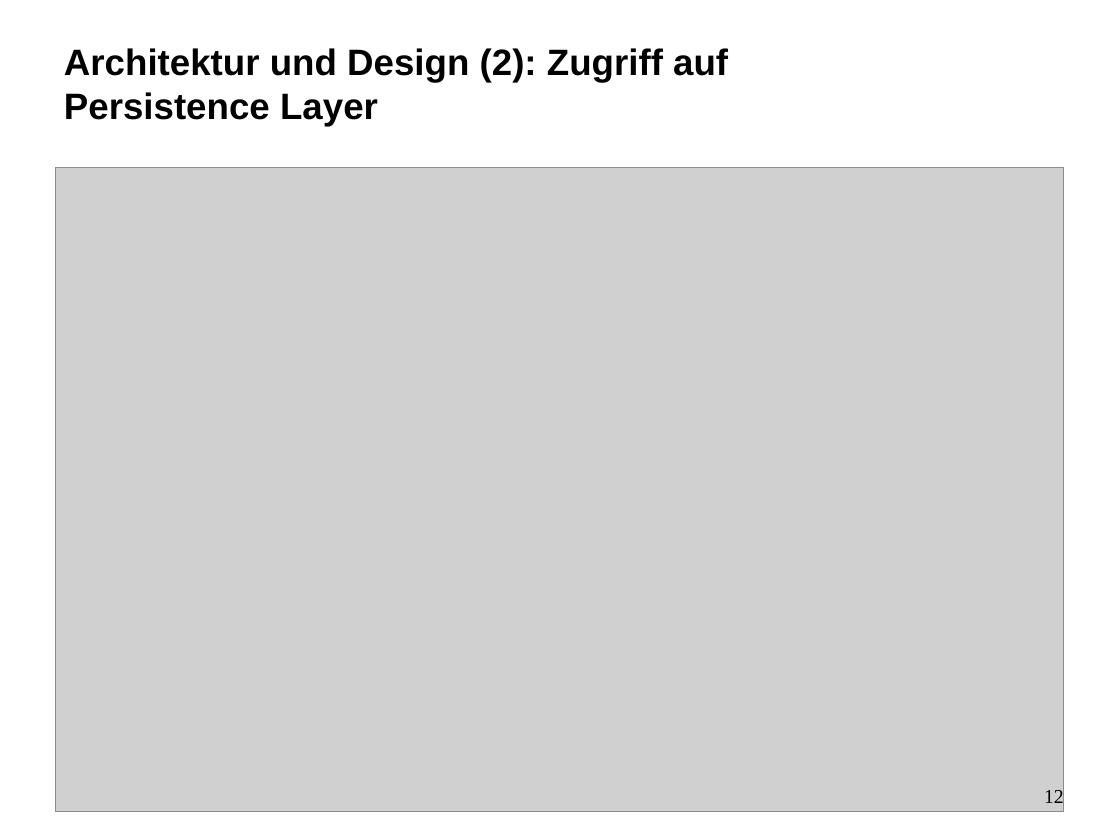
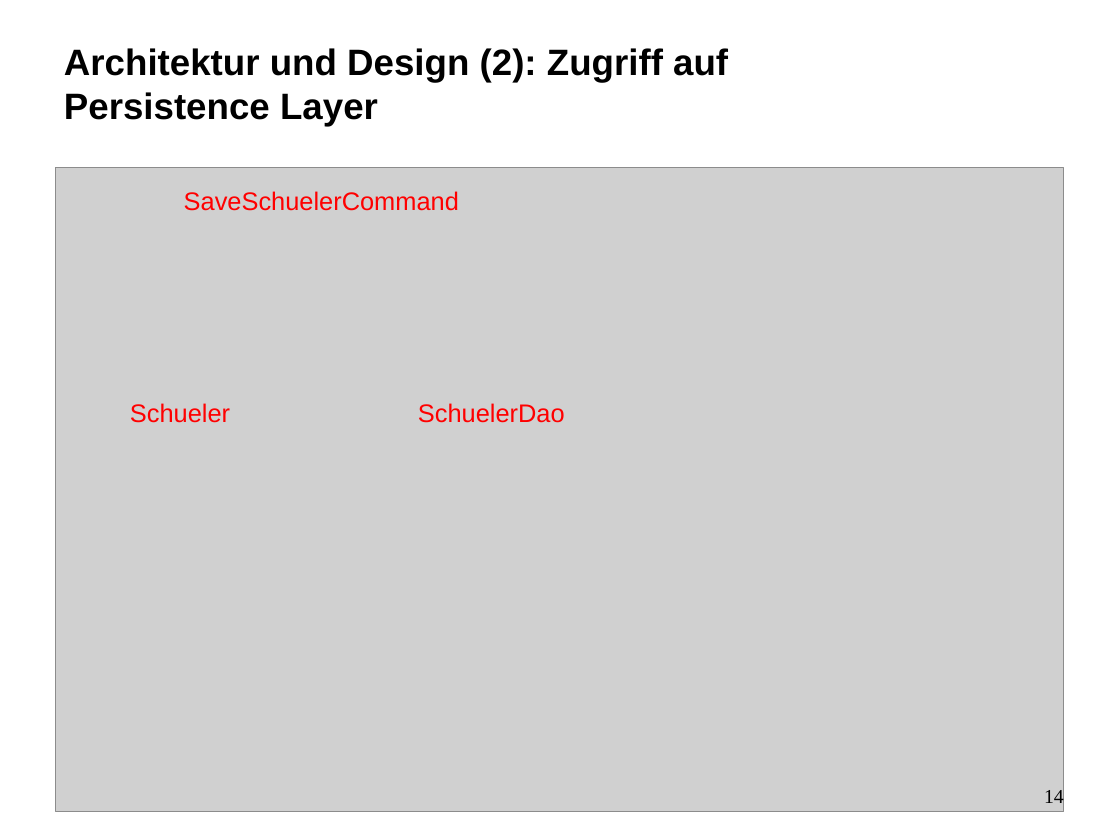
Before and after one commit to marschraner/svm, a slide deck: slide 14 of doc/05_Schlusspraesentation/Schlusspraesentation.odp (slide 12 before the commit). Drawn at 1120x840 pixels with LibreOffice and Linux fonts; fonts in the diff are those of the drawing; grey boxes stand for pictures; background and template pictures are left out. Boxes give left, top, right and bottom in pixels: in the first picture for what was removed or moved away, otherwise in the second. Text is boxed around its words. In the diff, an @@ line names an element or a change of style, - is before the commit and + after.

Commit message:
Semesterrechnungen: FindErfassteSemesterrechnungenCommand, SemesterrechnungenPanel
SchuelerSuchenCommand: Suche nach Id statt nach Attributen

Semesterrechnung: Attribut Restbetrag gelöscht (lässt sich durch andere Grössen berechnen)

Schlusspräsentation

```diff
--- a/doc/05_Schlusspraesentation/Schlusspraesentation.odp
+++ b/doc/05_Schlusspraesentation/Schlusspraesentation.odp
@@ text added at bbox=[184, 191, 459, 211], 18 pt, text #FF0000 @@
+SaveSchuelerCommand
@@ text added at bbox=[130, 403, 230, 423], 18 pt, text #FF0000 @@
+Schueler
@@ text added at bbox=[418, 403, 565, 423], 18 pt, text #FF0000 @@
+SchuelerDao
@@ page number at bbox=[1044, 788, 1064, 808]: text changed @@
-12
+14
```
Also in this commit, not shown: 7 other slides changed, 2 slides added, 18 other files.
